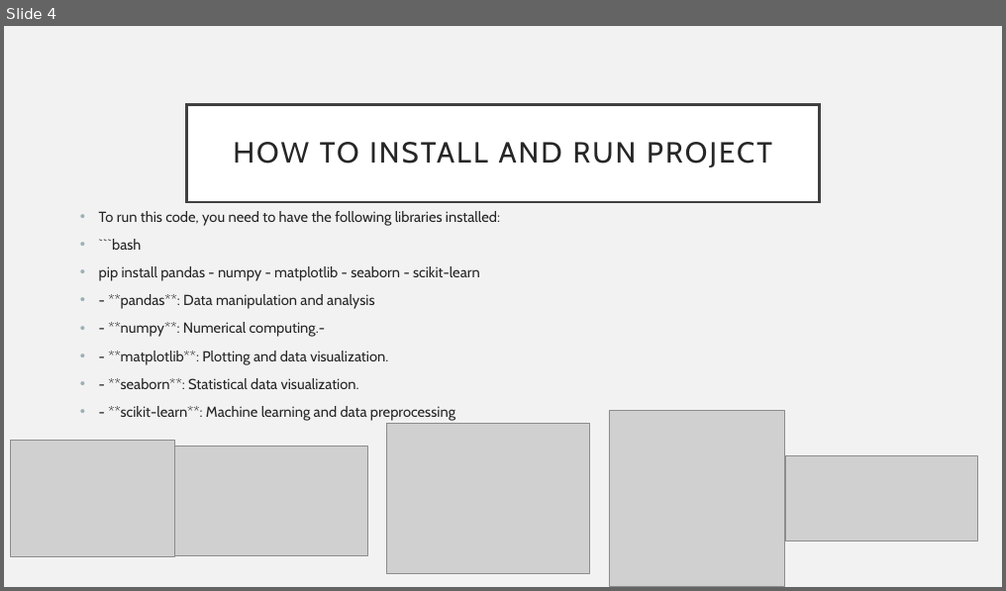
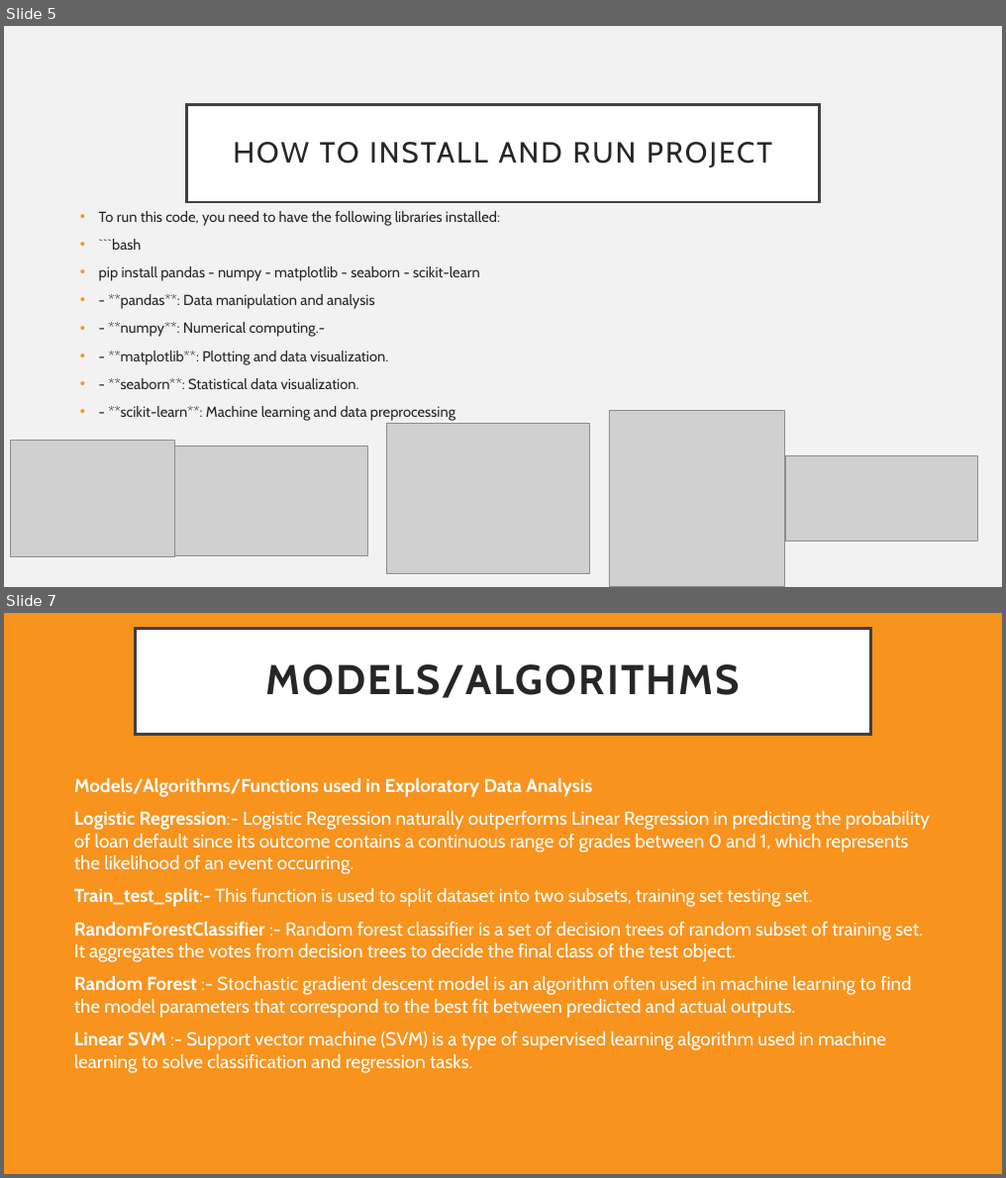
Before and after one commit to LachlanPotter33/Proj-4-Group-3, a slide deck: Presentation.pptx. Shown one above the other, each under a label of ours: slide 4 before the commit, slides 5 and 7 after it; the slides between them are not shown. The pictures are 1006x591 and 1006x1178 pixels, drawn with LibreOffice and Linux fonts; fonts in the diff are those of the drawing; grey boxes stand for pictures. Boxes give left, top, right and bottom in pixels: in the first picture for what was removed or moved away, otherwise in the second. Text is boxed around its words. In the diff, an @@ line names an element or a change of style, - is before the commit and + after.

```diff
--- a/Presentation.pptx
+++ b/Presentation.pptx
@@ slide 7 added at box(4, 613, 1002, 1174), background #F8931D @@
@@ title added at box(135, 629, 871, 735), fill #FFFFFF, outline #404040 3 pt, 40 pt, text #262626, bold @@
+MODELS/ALGORITHMS
@@ text added at box(74, 778, 930, 1073), 18 pt, text #FFFFFF @@
+Models/Algorithms/Functions used in Exploratory Data Analysis
+Logistic Regression:- Logistic Regression naturally outperforms Linear Regression in predicting the probability of loan default since its outcome contains a continuous range of grades between 0 and 1, which represents the likelihood of an event occurring.
+Train_test_split:- This function is used to split dataset into two subsets, training set testing set.
+RandomForestClassifier :- Random forest classifier is a set of decision trees of random subset of training set. It aggregates the votes from decision trees to decide the final class of the test object.
+Random Forest :- Stochastic gradient descent model is an algorithm often used in machine learning to find the model parameters that correspond to the best fit between predicted and actual outputs.
+Linear SVM :- Support vector machine (SVM) is a type of supervised learning algorithm used in machine learning to solve classification and regression tasks.
@@ what was slide 4 is now slide 5 @@
@@ slide 5 changed as well @@
@@ text "To run this code, you ..." at box(99, 211, 500, 421): bullet colour #9BAFB5 to #F8931D @@
```
Also in this commit, not shown: 11 other slides changed, 10 other slides added, 3 slides removed, 5 other files.
